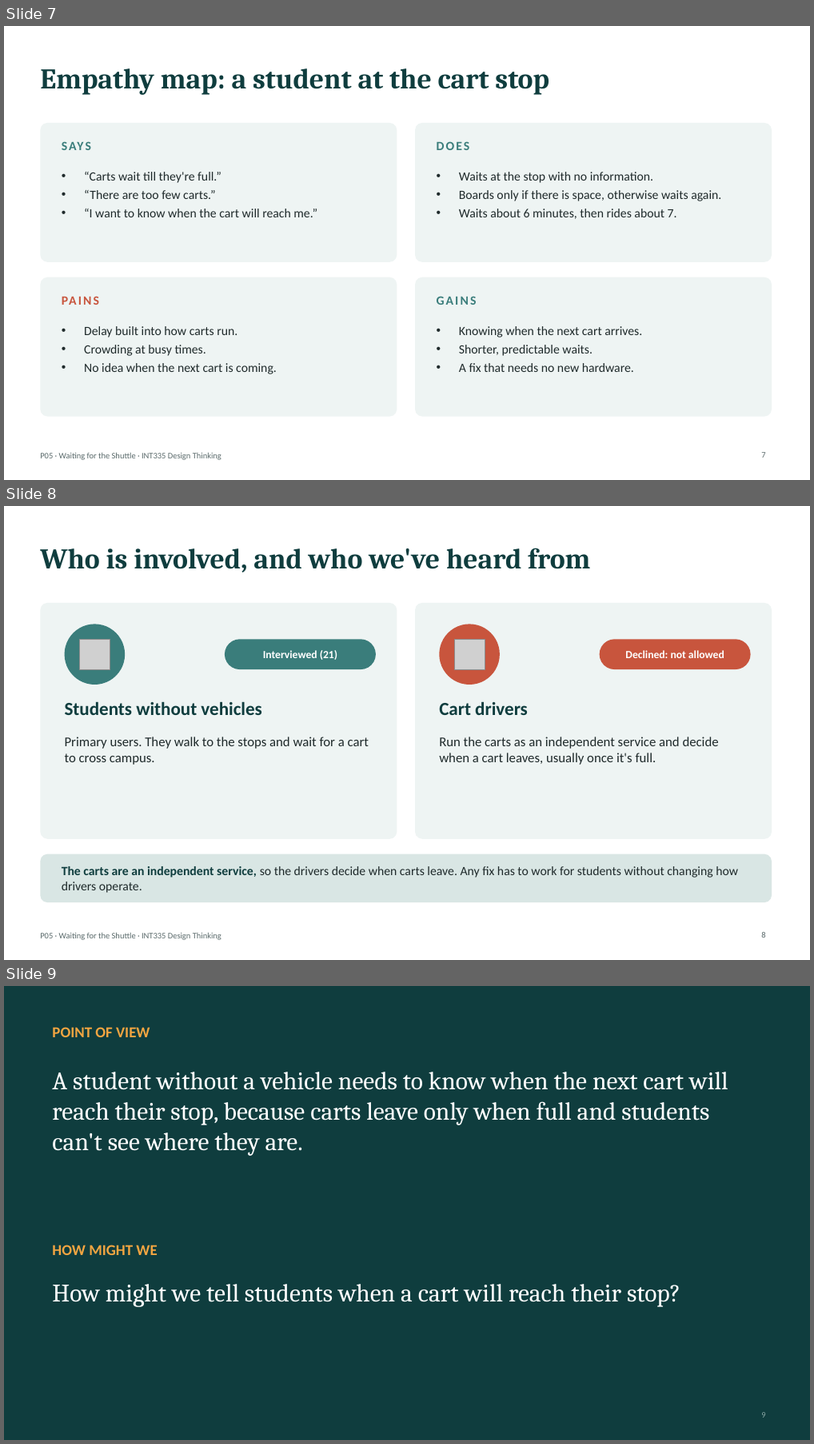
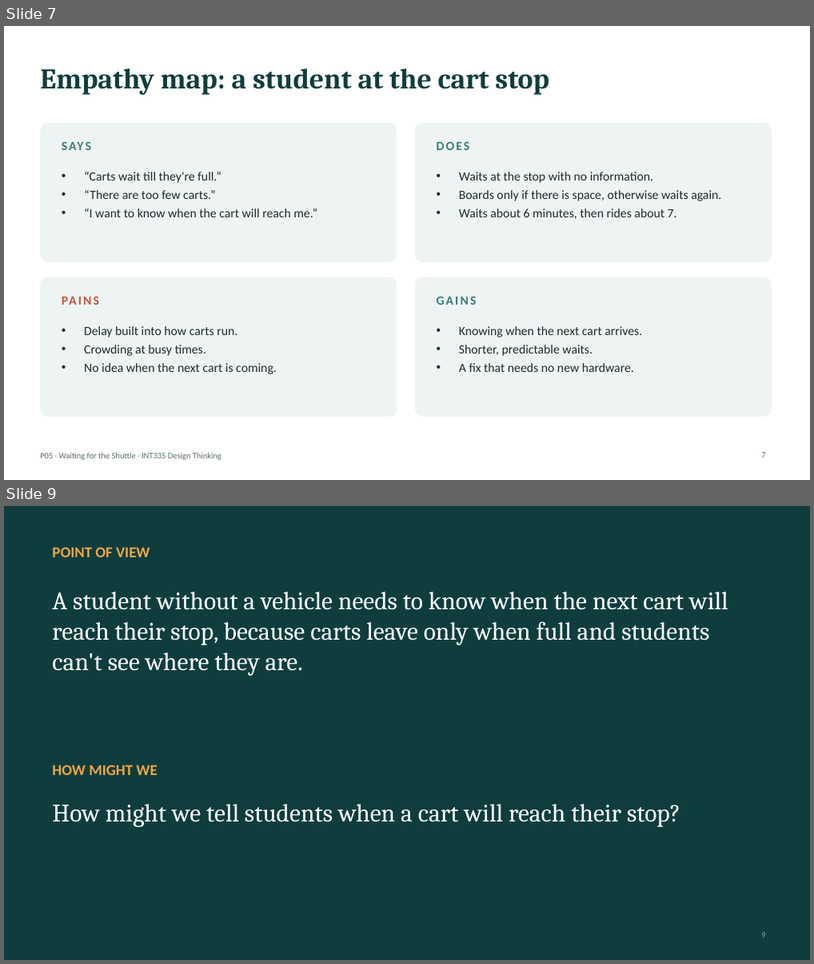
Before and after one commit to ShadowIzzHerZ/waiting-for-the-shuttle, a slide deck: deck/P05_Waiting_for_the_Shuttle.pptx. Shown one above the other, each under a label of ours: slides 7, 8 and 9 before the commit, slides 7 and 9 after it; the slides between them are not shown. The pictures are 814x1444 and 814x964 pixels, drawn with LibreOffice and Linux fonts; fonts in the diff are those of the drawing; grey boxes stand for pictures. Boxes give left, top, right and bottom in pixels: in the first picture for what was removed or moved away, otherwise in the second. Text is boxed around its words. In the diff, an @@ line names an element or a change of style, - is before the commit and + after.

```diff
--- a/deck/P05_Waiting_for_the_Shuttle.pptx
+++ b/deck/P05_Waiting_for_the_Shuttle.pptx
@@ slide 8 removed at (x1=4, y1=506, x2=810, y2=960), background #FFFFFF; not listed: 1 template element that a slide beside it also shows @@
@@ title removed at (x1=40, y1=548, x2=590, y2=572) @@
-Who is involved, and who we've heard from
@@ rounded rectangle removed at (x1=40, y1=603, x2=398, y2=839) @@
@@ ellipse removed at (x1=65, y1=624, x2=125, y2=684) @@
@@ rounded rectangle removed at (x1=415, y1=603, x2=772, y2=839) @@
@@ ellipse removed at (x1=439, y1=624, x2=500, y2=684) @@
@@ picture removed at (x1=80, y1=639, x2=110, y2=669) @@
@@ rounded rectangle removed at (x1=225, y1=639, x2=376, y2=669) @@
@@ picture removed at (x1=454, y1=639, x2=485, y2=669) @@
@@ rounded rectangle removed at (x1=600, y1=639, x2=751, y2=669) @@
@@ text removed at (x1=263, y1=650, x2=338, y2=660) @@
-Interviewed (21)
@@ text removed at (x1=626, y1=650, x2=725, y2=658) @@
-Declined: not allowed
@@ text removed at (x1=65, y1=701, x2=262, y2=715) @@
-Students without vehicles
@@ text removed at (x1=439, y1=701, x2=528, y2=715) @@
-Cart drivers
@@ text removed at (x1=65, y1=736, x2=369, y2=764) @@
-Primary users. They walk to the stops and wait for a cart to cross campus.
@@ text removed at (x1=439, y1=736, x2=719, y2=764) @@
-Run the carts as an independent service and decide when a cart leaves, usually once it's full.
@@ rounded rectangle removed at (x1=40, y1=854, x2=772, y2=902) @@
@@ text removed at (x1=62, y1=866, x2=738, y2=892) @@
-The carts are an independent service, so the drivers decide when carts leave. Any fix has to work for students without changing how drivers operate.
@@ page number removed at (x1=762, y1=932, x2=766, y2=937) @@
-8
```
Also in this commit, not shown: 1 slide changed, 1 slide added, 6 other files.
